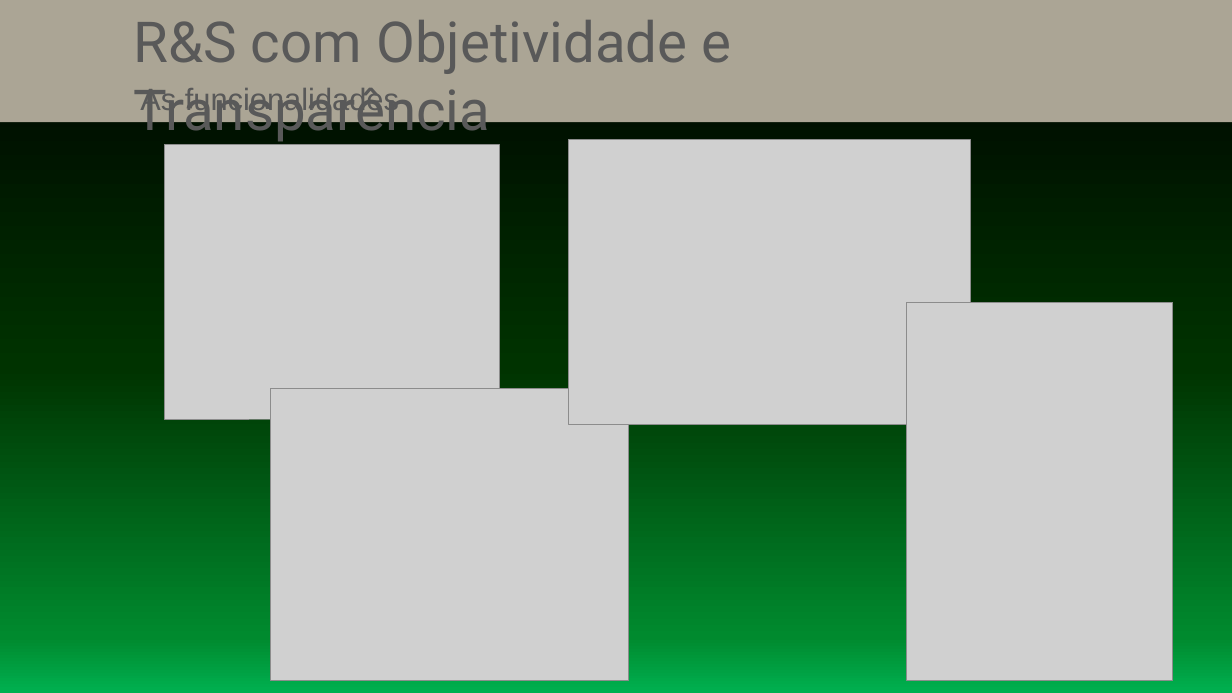
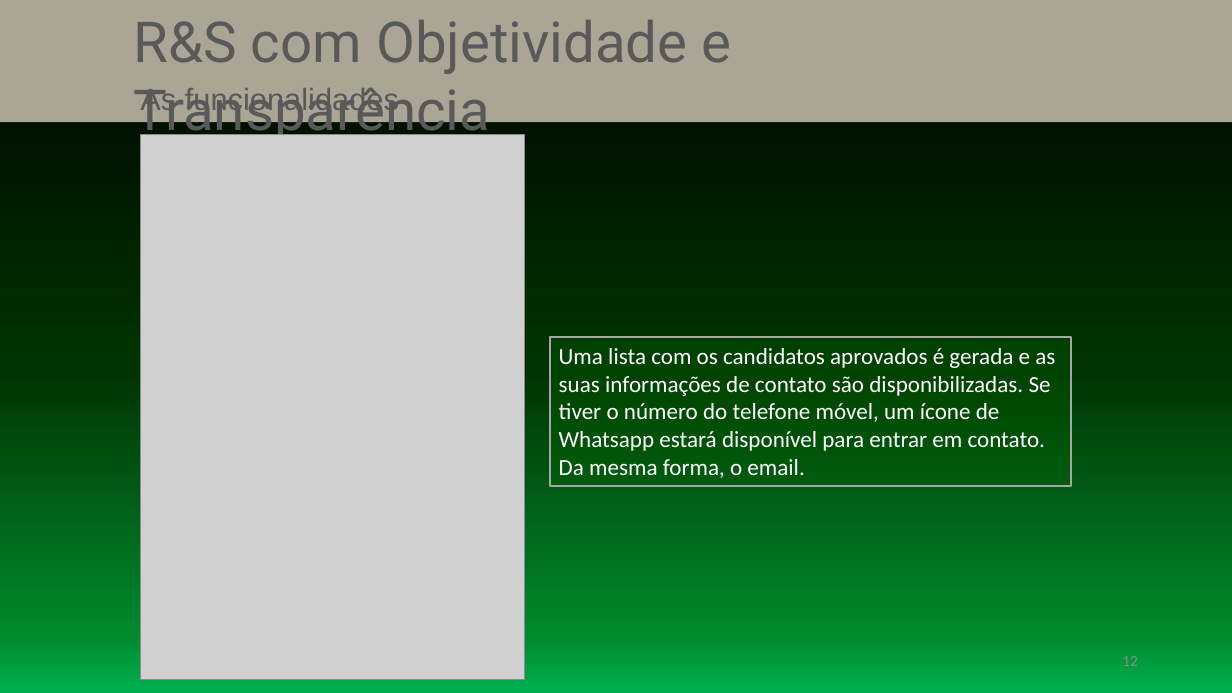
Before and after one commit to eiderao/novva-rs-saas-2_0, a slide deck: slide 12 of Novva R&S - Pitch Deck.pptx (slide 9 before the commit). Drawn at 1232x693 pixels with LibreOffice and Linux fonts; fonts in the diff are those of the drawing; grey boxes stand for pictures. Boxes give left, top, right and bottom in pixels: in the first picture for what was removed or moved away, otherwise in the second. Text is boxed around its words. In the diff, an @@ line names an element or a change of style, - is before the commit and + after.

```diff
--- a/Novva R&S - Pitch Deck.pptx
+++ b/Novva R&S - Pitch Deck.pptx
@@ picture: place and size @@
-picture at [907,302,1174,680]
+picture at [140,134,525,679]
@@ picture removed at [165,145,499,420] @@
@@ picture removed at [568,140,970,425] @@
@@ rectangle added at [550,336,1071,486], fill #006600 at 30% opacity, outline #A6A6A6 1.5 pt, 18 pt, text #FFFFFF @@
+Uma lista com os candidatos aprovados é gerada e as suas informações de contato são disponibilizadas. Se tiver o número do telefone móvel, um ícone de Whatsapp estará disponível para entrar em contato. Da mesma forma, o email.
@@ picture removed at [270,388,628,680] @@
@@ page number added at [1122,656,1138,666], 12 pt, text #8C8C8C @@
+12
```
Also in this commit, not shown: 3 other slides changed, 4 slides added, 3 other files.
